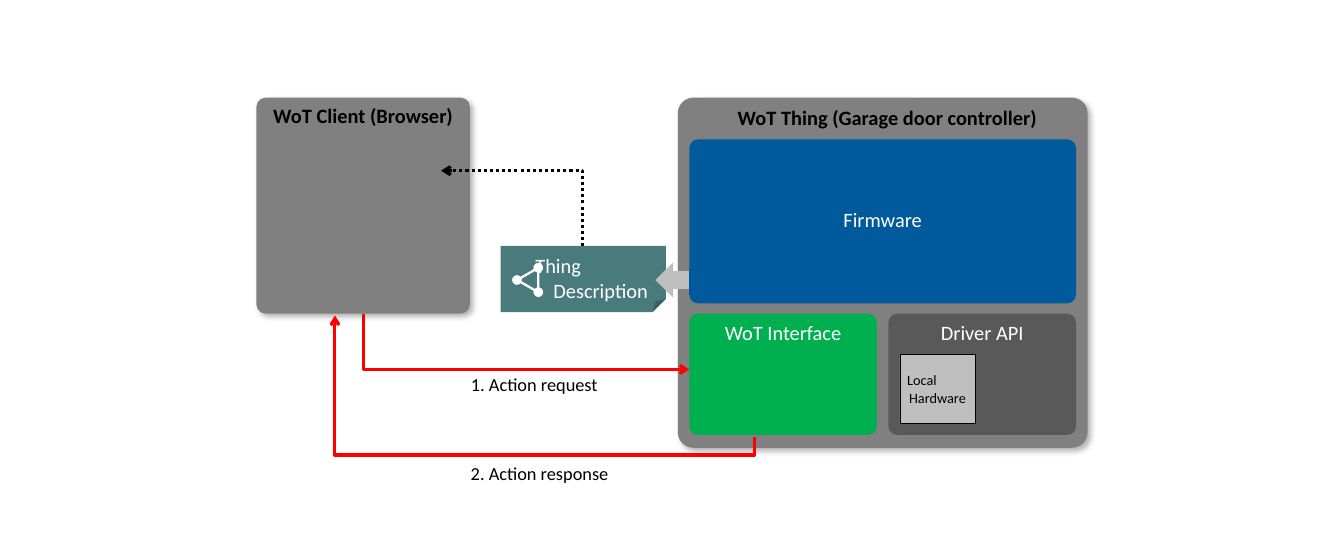
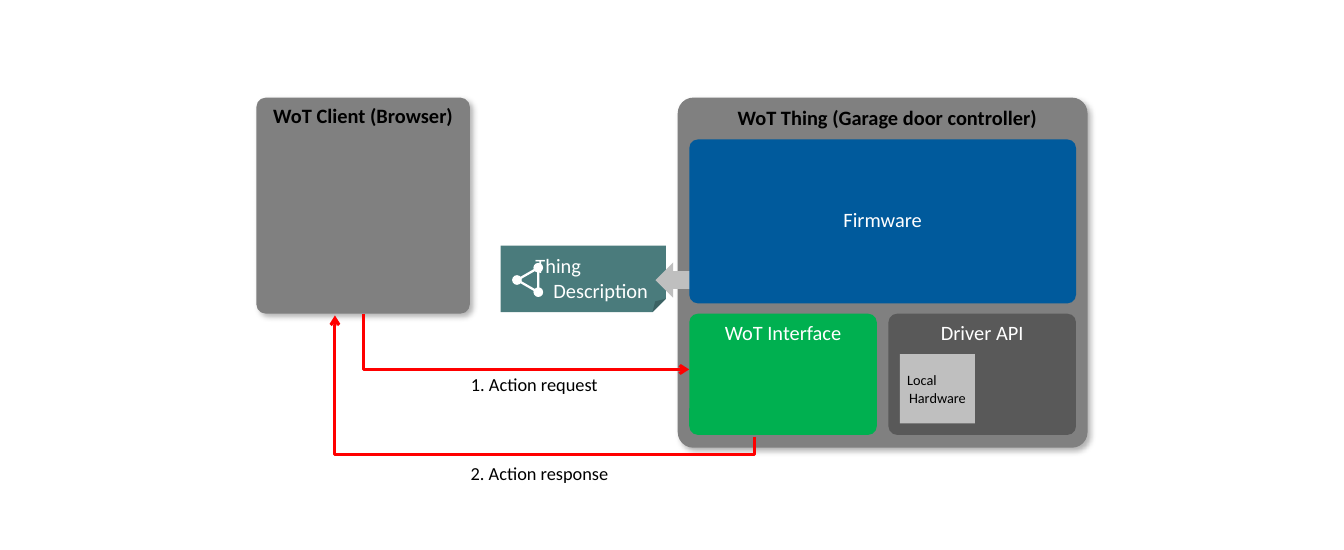
Before and after one commit to w3c/wot-security, a slide deck: slide 1 of images/Security_scenarios.pptx. Drawn at 1344x550 pixels with LibreOffice and Linux fonts; fonts in the diff are those of the drawing. Boxes give left, top, right and bottom in pixels: in the first picture for what was removed or moved away, otherwise in the second. Text is boxed around its words. In the diff, an @@ line names an element or a change of style, - is before the commit and + after.

```diff
--- a/images/Security_scenarios.pptx
+++ b/images/Security_scenarios.pptx
@@ elbow arrow removed from (583, 246) to (441, 171) @@
@@ rectangle "Local" at <box>900,354,975,423</box>: outline #000000 0.51 pt to none @@
@@ text in rectangle at <box>907,375,966,403</box>: text changed @@
-Local
-Hardware
+Local
+Hardware
```
Also in this commit, not shown: 9 other slides changed, 2 other files.
